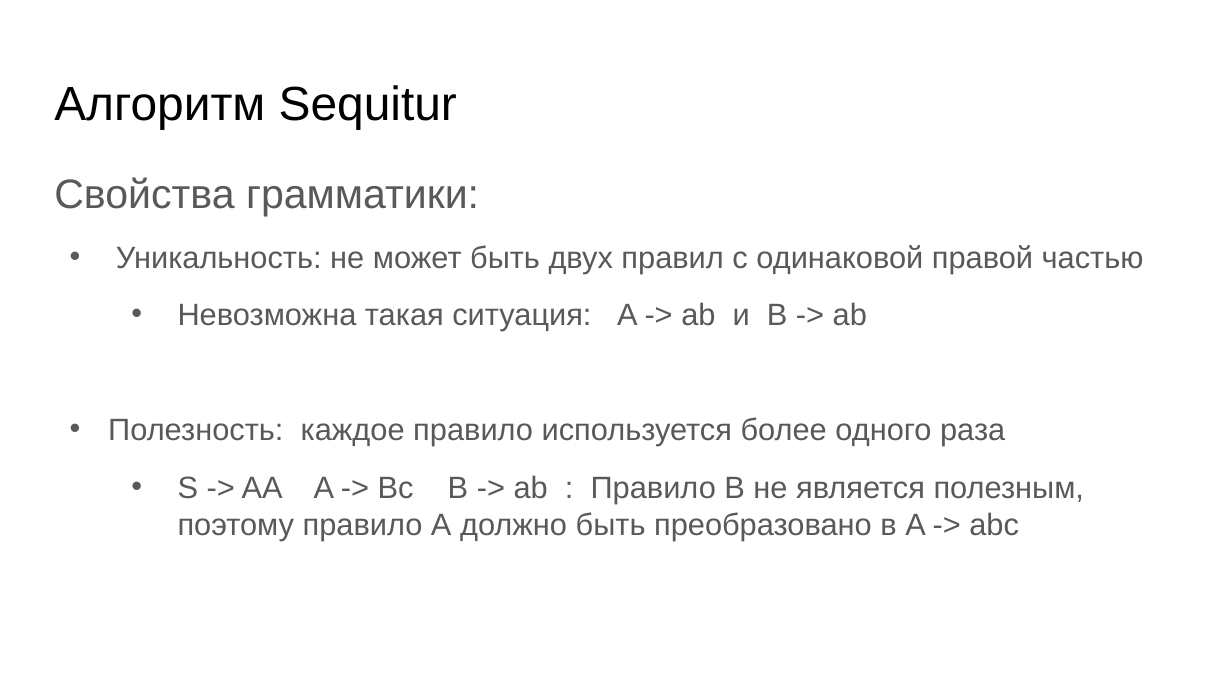
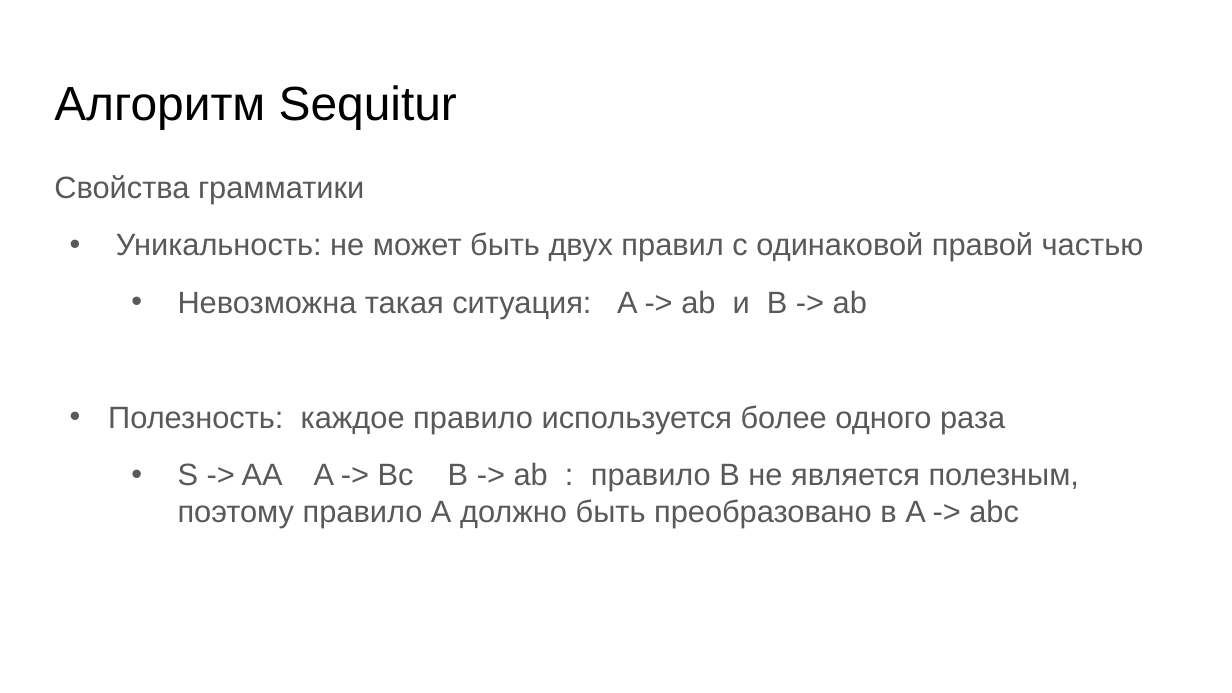
Before and after one commit to YaccConstructor/articles, a slide deck: slide 5 of 2017/diploma/ZinovyevaAnna/slides/slides.pptx. Drawn at 1232x693 pixels with LibreOffice and Linux fonts; fonts in the diff are those of the drawing. Boxes give left, top, right and bottom in pixels: in the first picture for what was removed or moved away, otherwise in the second. Text is boxed around its words. In the diff, an @@ line names an element or a change of style, - is before the commit and + after.

```diff
--- a/2017/diploma/ZinovyevaAnna/slides/slides.pptx
+++ b/2017/diploma/ZinovyevaAnna/slides/slides.pptx
@@ text at [54, 175, 364, 204]: text changed; size 24 to 18 pt @@
-Свойства грамматики:
+Свойства грамматики
@@ text at [178, 462, 1079, 528]: text changed @@
-  • S -> AA A -> Bc B -> ab : Правило B не является полезным, поэтому правило А должно быть преобразовано в A -> abc
+  • S -> AA A -> Bc B -> ab : правило B не является полезным, поэтому правило А должно быть преобразовано в A -> abc
```
Also in this commit, not shown: 8 other slides changed, 2 slides added, 3 other files.
